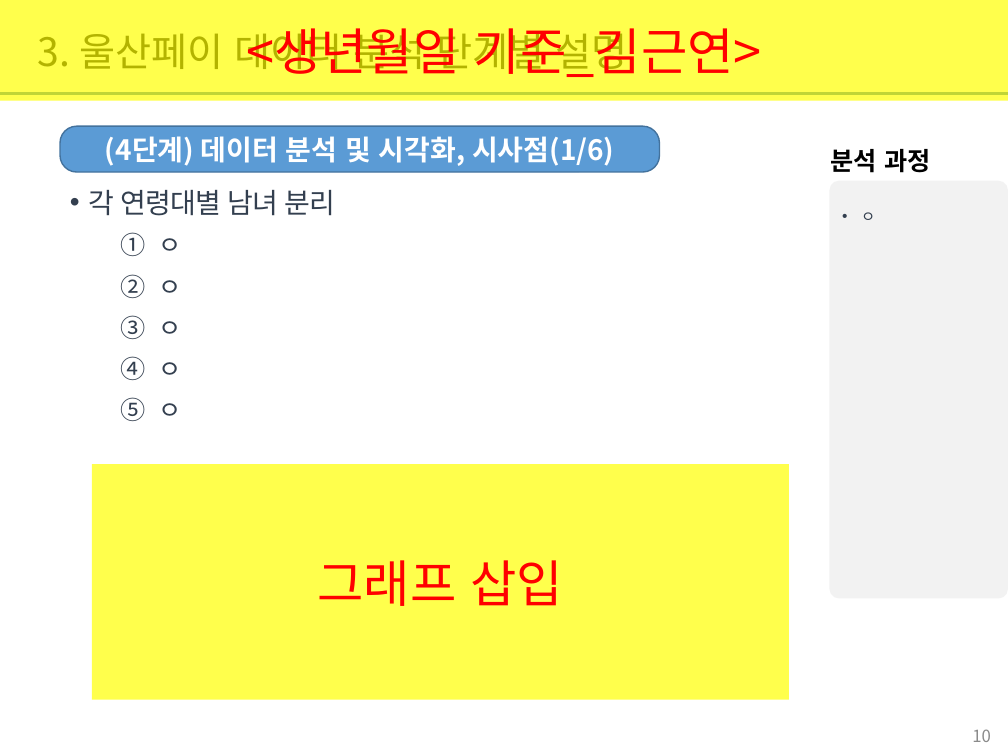
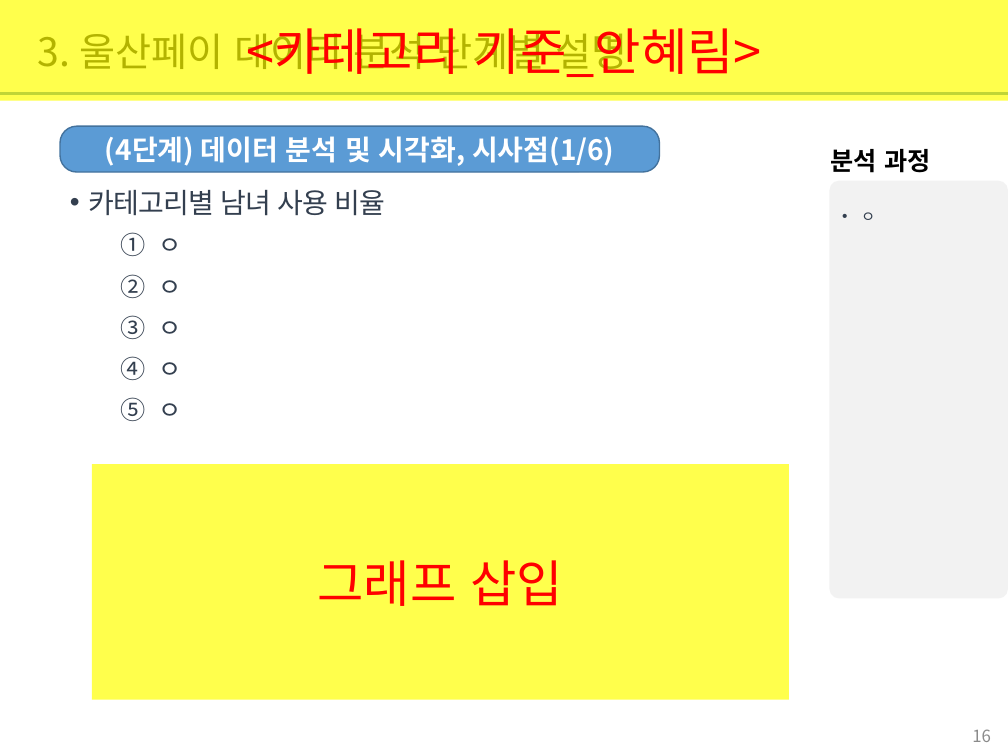
Before and after one commit to jamesjhk/Project_B, a slide deck: slide 16 of 빅데이터 기반 울산페이 사용 분석 보고서_ProjectB.pptx (slide 10 before the commit). Drawn at 1008x756 pixels with LibreOffice and Linux fonts; fonts in the diff are those of the drawing. Boxes give left, top, right and bottom in pixels: in the first picture for what was removed or moved away, otherwise in the second. Text is boxed around its words. In the diff, an @@ line names an element or a change of style, - is before the commit and + after.

Commit message:
연령별 추가ppt

```diff
--- a/빅데이터 기반 울산페이 사용 분석 보고서_ProjectB.pptx
+++ b/빅데이터 기반 울산페이 사용 분석 보고서_ProjectB.pptx
@@ text in rectangle at (246, 28, 762, 77): text changed @@
-<생년월일 기준_김근연>
+<카테고리 기준_안혜림>
@@ text at (89, 190, 386, 216): text changed @@
-• 각 연령대별 남녀 분리
+• 카테고리별 남녀 사용 비율
@@ page number at (972, 729, 991, 742): text changed @@
-10
+16
```
Also in this commit, not shown: 6 other slides changed, 3 slides added, 2 slides removed.
